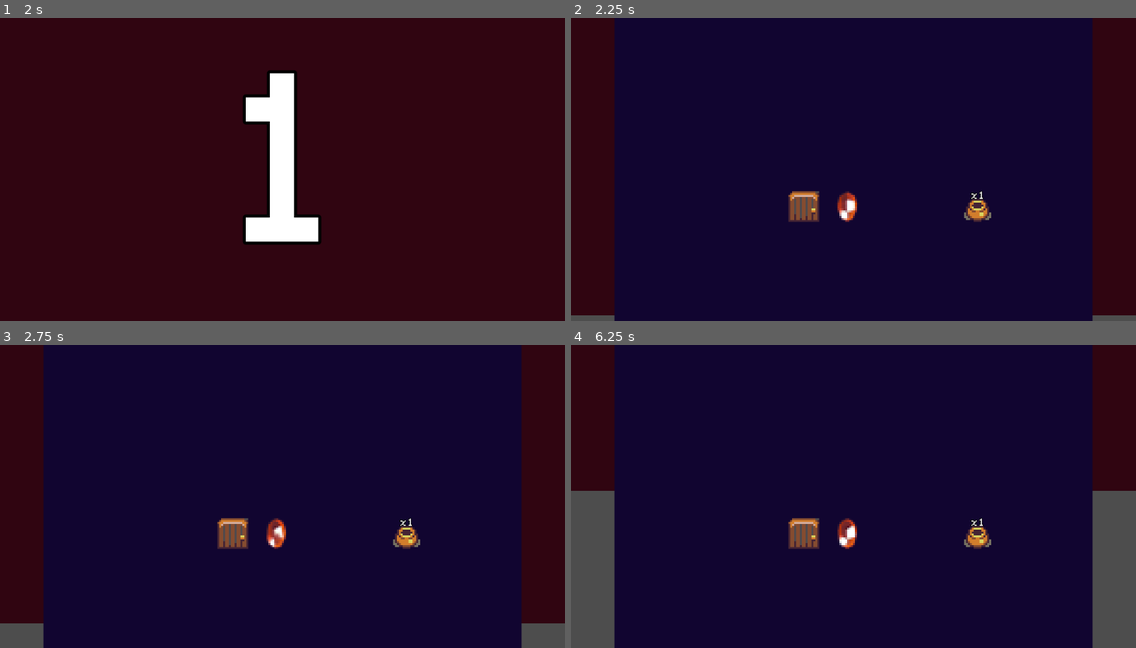
Above: before the commit, frames 1-4 (two rows, left to right).
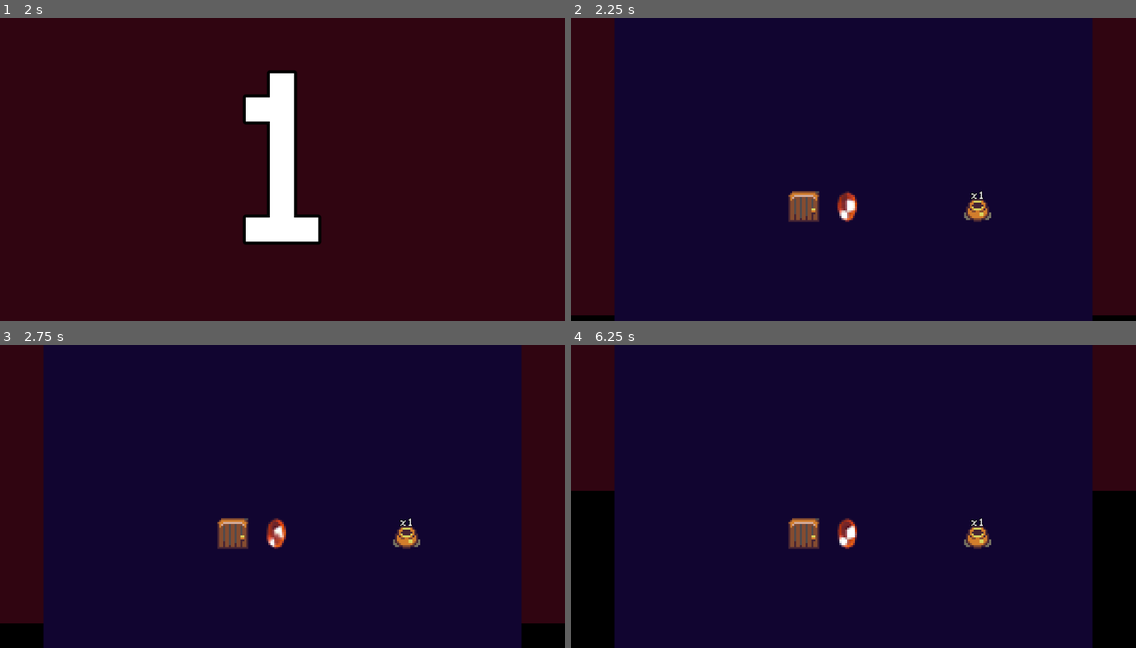
Above: after the commit, the same moments.

Repository: tedsteen/godot-cursors
Game: Godot game, scene res://main.tscn
The game is run twice, just before and just after one commit, with the same random seed, the same clock (stepped at 60 frames per second) and the same inputs. Sound files missing from this copy of the repository are replaced by a short silence.
Inputs (mouse positions are in pixels of both pictures, inside the frame that each line leads up to):
- Up to frame 1 (2 s): click "Start!" at 0.5 s; move the mouse to (406, 154) at 1.27 s; click (406, 154) at 1.42 s
- Up to frame 2 (2.25 s): tap Enter at 2 s; move the mouse to (740, 184) at 2.02 s; click (740, 184) at 2.17 s
- Up to frame 3 (2.75 s): no input
- Up to frame 4 (6.25 s): move the mouse to (910, 429) at 2.77 s; click (910, 429) at 2.92 s; move the mouse to (825, 557) at 3.52 s; click (825, 557) at 3.67 s; move the mouse to (1023, 541) at 4.27 s; click (1023, 541) at 4.42 s; move the mouse to (684, 451) at 5.02 s; click (684, 451) at 5.17 s; move the mouse to (881, 496) at 5.77 s; click (881, 496) at 5.92 s

Frame 1 is identical in both runs. In frame 2, 0.3% of the frame differs, in the area x 0-100%, y 98-100%; in frame 3, 1.3%; in frame 4, 8.0%, in the area x 0-100%, y 48-100%.

Commit message:
black background

Diff:
--- a/dungeon.tscn
+++ b/dungeon.tscn
@@ -11,6 +11,12 @@
 grow_vertical = 2
 script = ExtResource("1_8uvpl")
 
+[node name="BackgroundRect" type="ColorRect" parent="."]
+layout_mode = 0
+offset_right = 1170.0
+offset_bottom = 630.0
+color = Color(0, 0, 0, 1)
+
 [node name="TimeRect" type="ColorRect" parent="."]
 unique_name_in_owner = true
 layout_mode = 1
